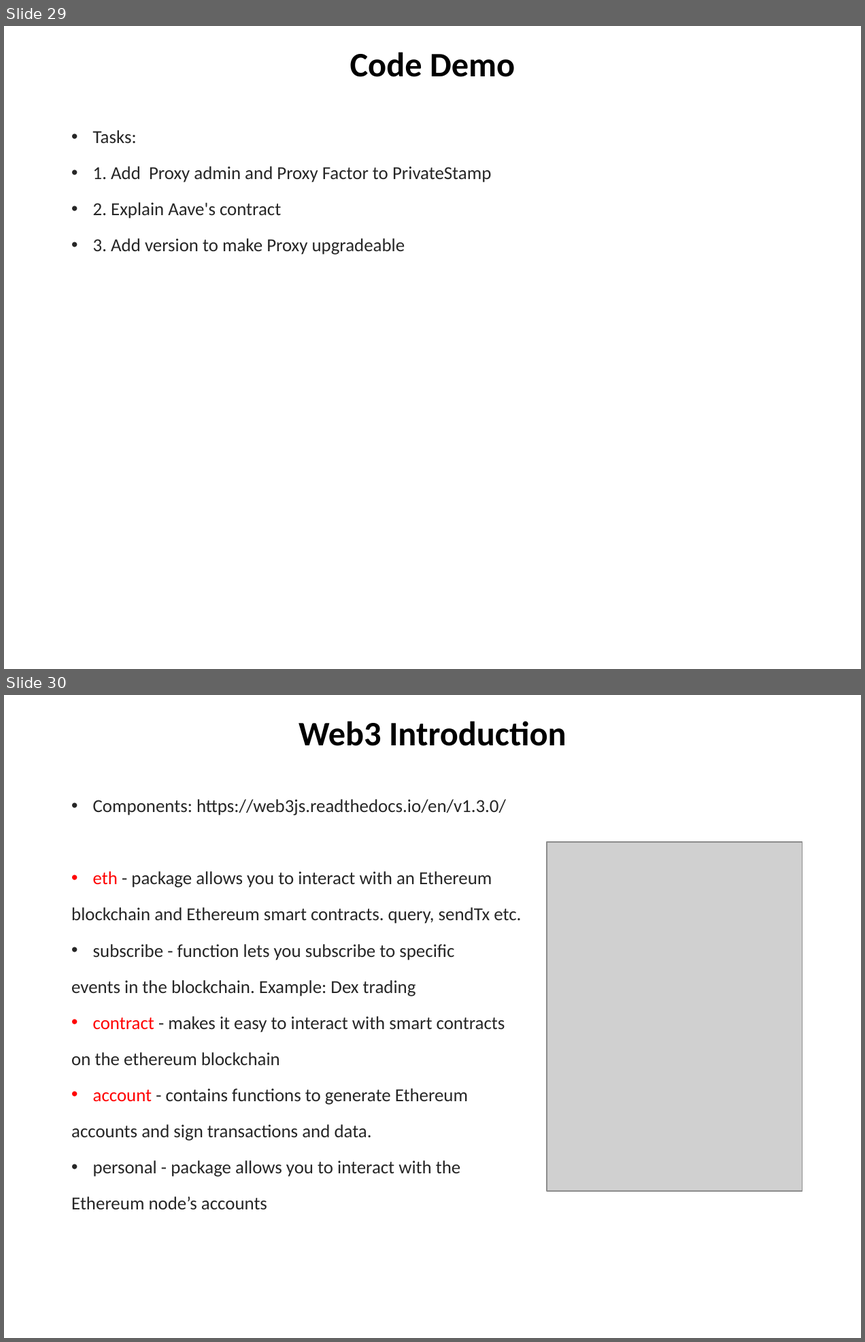
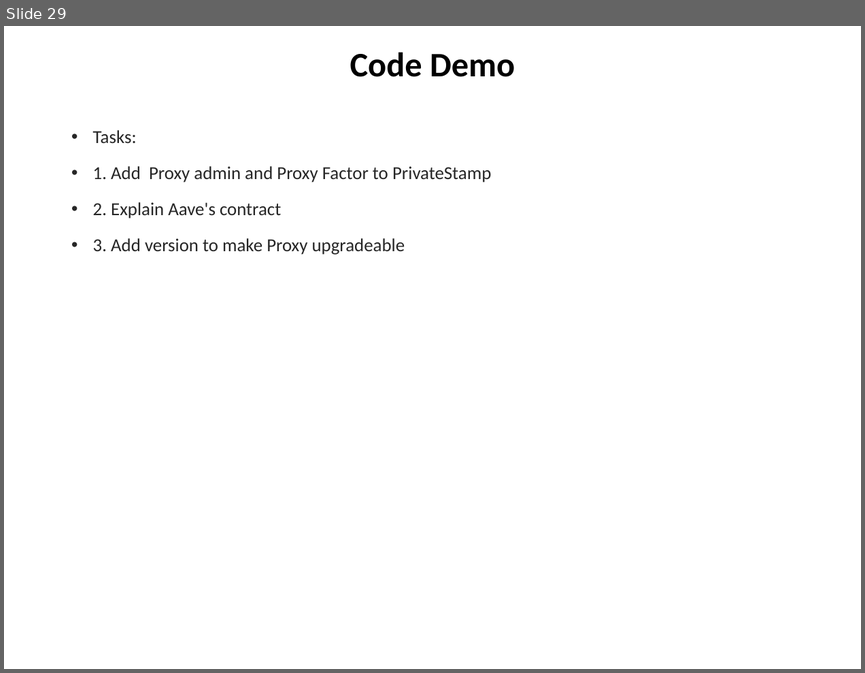
Before and after one commit to chuacw/SGUS-Slides, a slide deck: BCI - Batch2 - Day10 - Reactjs 2 Web3.pptx. Shown one above the other, each under a label of ours: slides 29 and 30 before the commit, slide 29 after it. The pictures are 865x1342 and 865x673 pixels, drawn with LibreOffice and Linux fonts; fonts in the diff are those of the drawing; grey boxes stand for pictures. Boxes give left, top, right and bottom in pixels: in the first picture for what was removed or moved away, otherwise in the second. Text is boxed around its words. In the diff, an @@ line names an element or a change of style, - is before the commit and + after.

```diff
--- a/BCI - Batch2 - Day10 - Reactjs 2 Web3.pptx
+++ b/BCI - Batch2 - Day10 - Reactjs 2 Web3.pptx
@@ slide 30 removed at bbox=[4, 695, 861, 1338], background #FFFFFF @@
@@ title removed at bbox=[298, 721, 566, 746] @@
-Web3 Introduction
@@ text removed at bbox=[71, 799, 521, 1209] @@
-• Components: https://web3js.readthedocs.io/en/v1.3.0/
-• eth - package allows you to interact with an Ethereum
-blockchain and Ethereum smart contracts. query, sendTx etc.
-• subscribe - function lets you subscribe to specific
-events in the blockchain. Example: Dex trading
-• contract - makes it easy to interact with smart contracts
-on the ethereum blockchain
-• account - contains functions to generate Ethereum
-accounts and sign transactions and data.
-• personal - package allows you to interact with the
-Ethereum node’s accounts
@@ picture removed at bbox=[547, 841, 802, 1190] @@
```
Also in this commit, not shown: 6 other slides removed, 5 other files.
